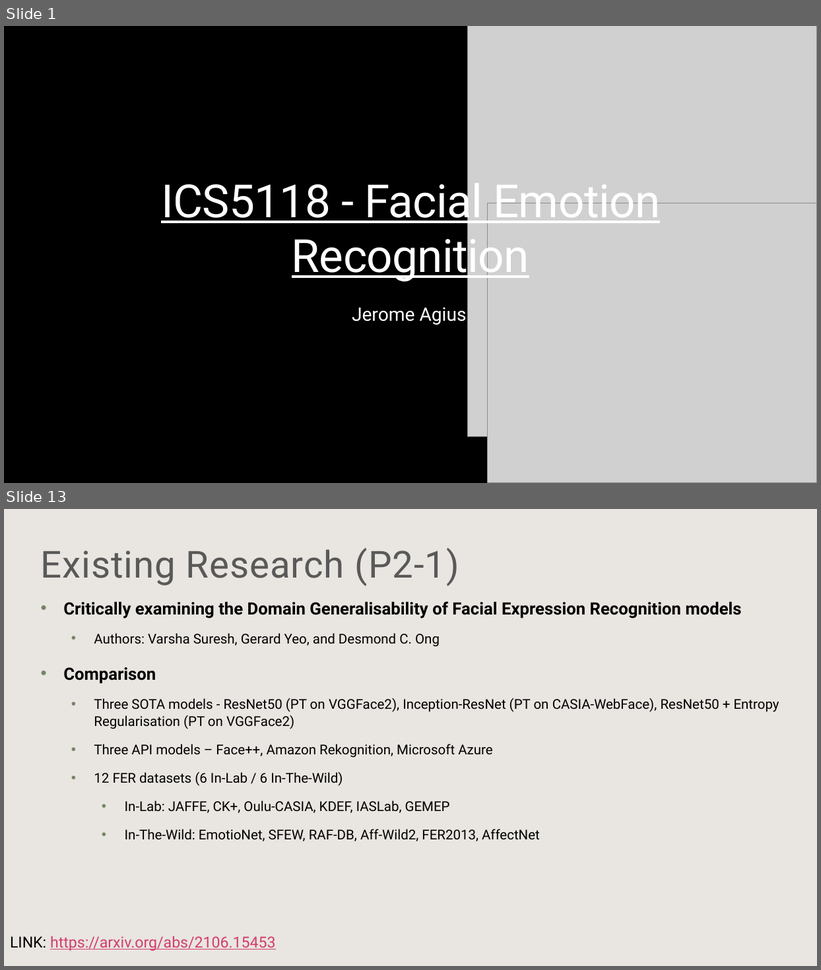
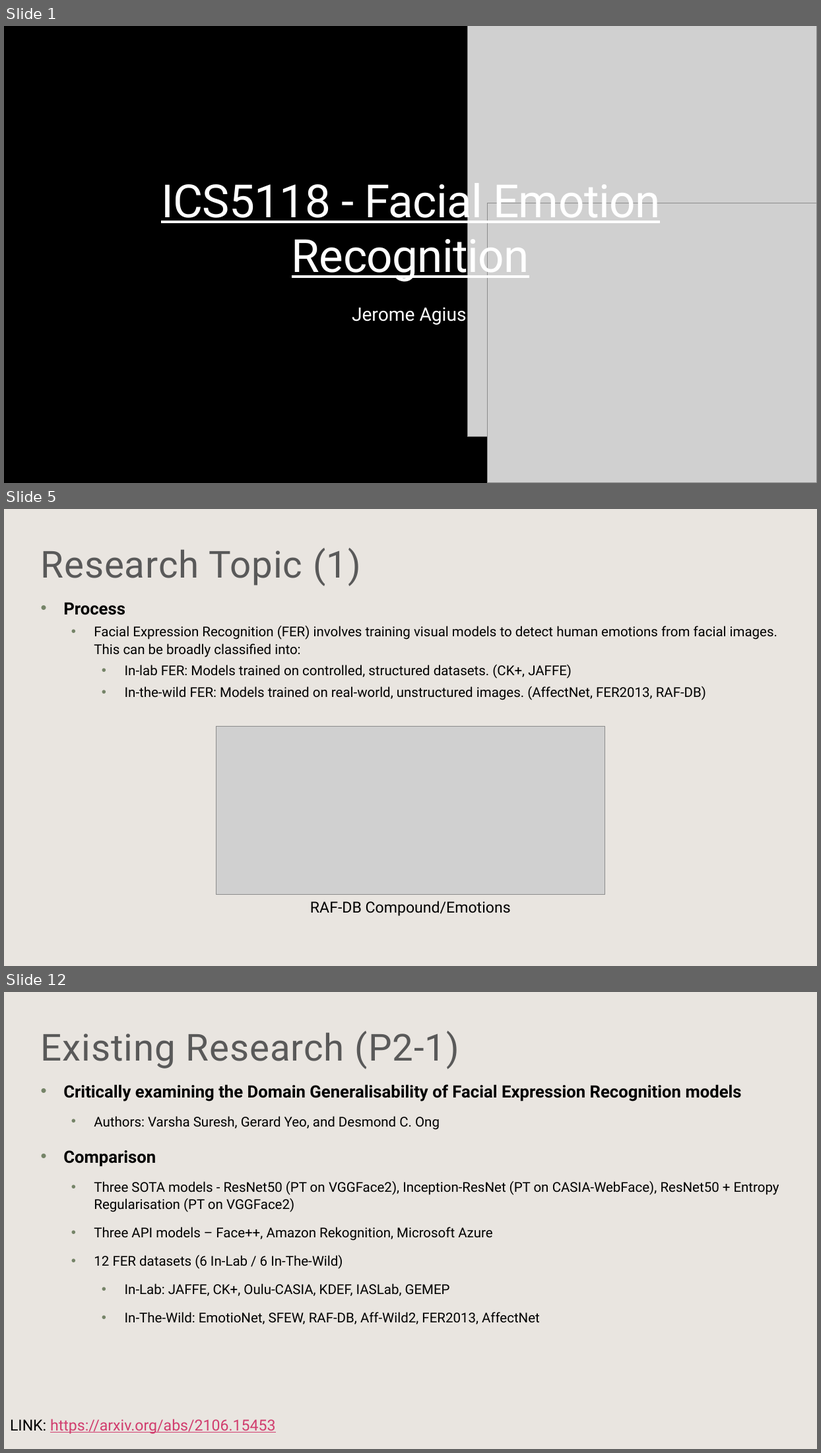
Before and after one commit to Jer0me123/Deep-Learning-For-Computer-Vision, a slide deck: ICS5118 - Facial Emotion Detection.pptx. Shown one above the other, each under a label of ours: slides 1 and 13 before the commit, slides 1, 5 and 12 after it; the slides between them are not shown. The pictures are 821x970 and 821x1453 pixels, drawn with LibreOffice and Linux fonts; fonts in the diff are those of the drawing; grey boxes stand for pictures; background and template pictures are left out; a plain dark background stands for a picture behind light text. Boxes give left, top, right and bottom in pixels: in the first picture for what was removed or moved away, otherwise in the second. Text is boxed around its words. In the diff, an @@ line names an element or a change of style, - is before the commit and + after.

```diff
--- a/ICS5118 - Facial Emotion Detection.pptx
+++ b/ICS5118 - Facial Emotion Detection.pptx
@@ slide 5 added at bbox=[4, 509, 817, 966], background #FFFFFF; not listed: 1 template element that a slide beside it also shows @@
@@ text added at bbox=[41, 548, 360, 586], 44 pt, text #595959 @@
+Research Topic (1)
@@ text added at bbox=[63, 602, 778, 700], 16 pt, text #000000 @@
+• Process
+  • Facial Expression Recognition (FER) involves training visual models to detect human emotions from facial images. This can be broadly classified into:
+    • In-lab FER: Models trained on controlled, structured datasets. (CK+, JAFFE)
+    • In-the-wild FER: Models trained on real-world, unstructured images. (AffectNet, FER2013, RAF-DB)
@@ picture added at bbox=[217, 727, 605, 895] @@
@@ text added at bbox=[310, 901, 511, 916], 18 pt, text #000000 @@
+RAF-DB Compound/Emotions
@@ what was slide 13 is now slide 12 @@
```
Also in this commit, not shown: 12 slides changed, 1 other slide added, 1 other file.
